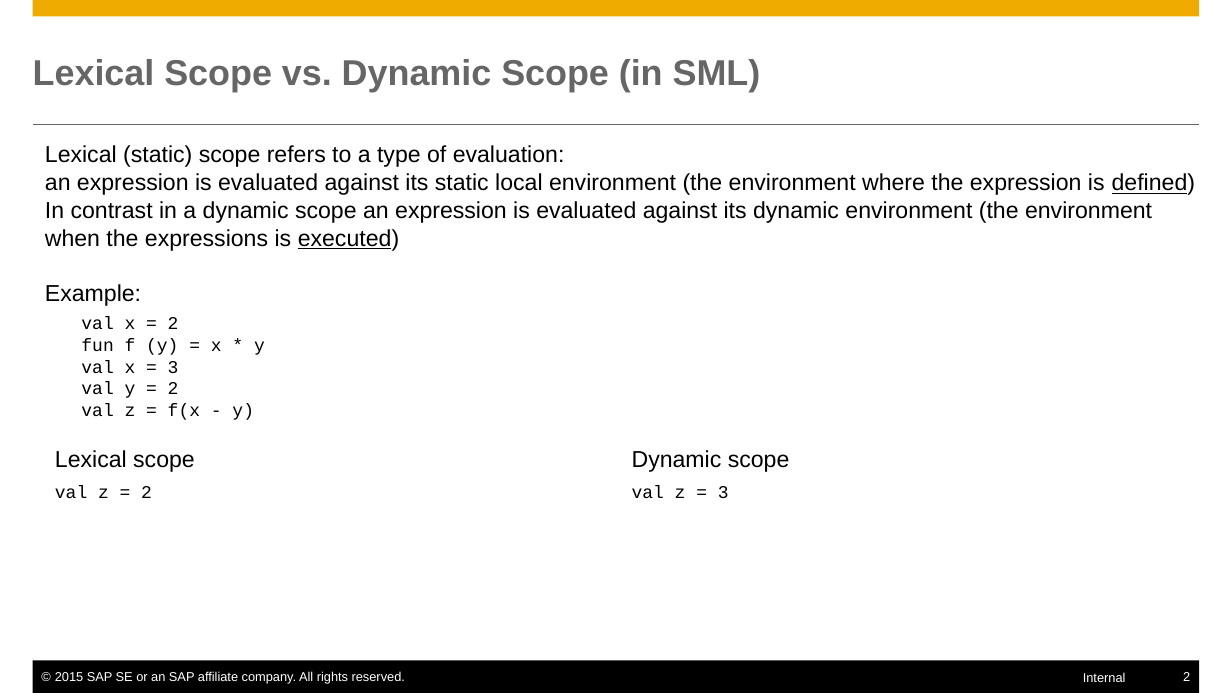
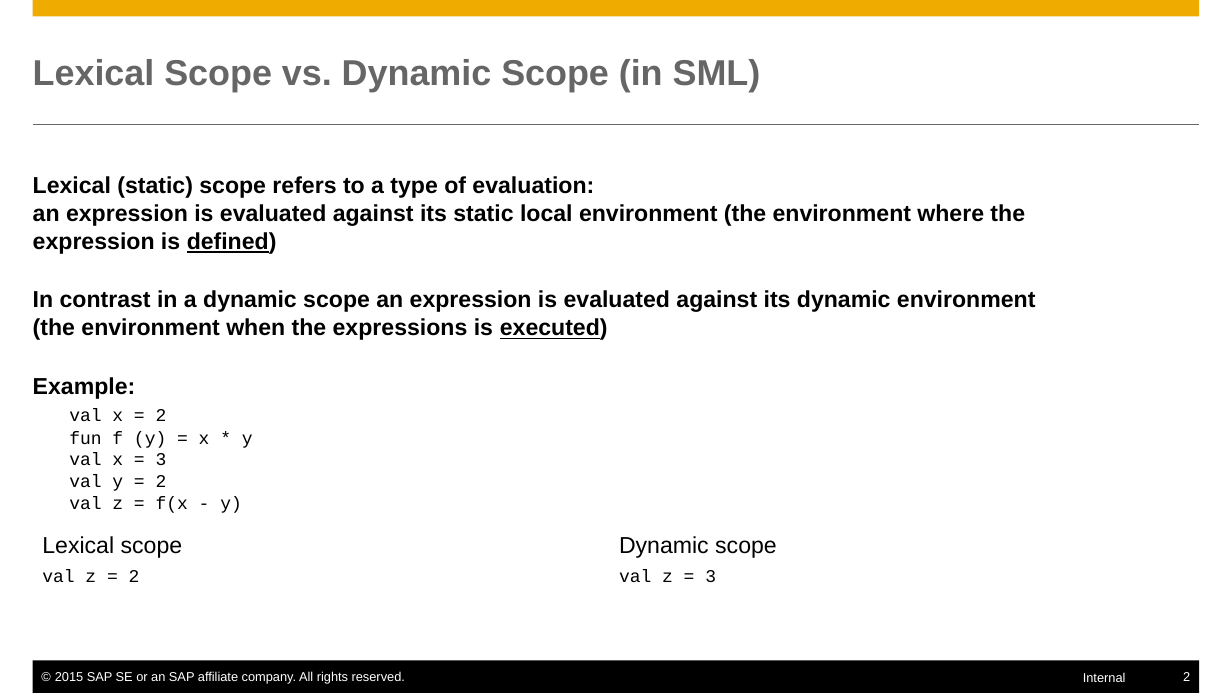
Before and after one commit to mxpang/jerryslide, a slide deck: slide 2 of training/ProgrammingLanguage/001_closure.pptx. Drawn at 1232x693 pixels with LibreOffice and Linux fonts; fonts in the diff are those of the drawing. Boxes give left, top, right and bottom in pixels: in the first picture for what was removed or moved away, otherwise in the second. Text is boxed around its words. In the diff, an @@ line names an element or a change of style, - is before the commit and + after.

```diff
--- a/training/ProgrammingLanguage/001_closure.pptx
+++ b/training/ProgrammingLanguage/001_closure.pptx
@@ text "Lexical (static) scope refers to ...": place and size @@
-text "Lexical (static) scope refers to ..." at [45, 145, 1195, 420]
+text "Lexical (static) scope refers to ..." at [33, 176, 1035, 513]
@@ text "Lexical (static) scope refers to ..." at [33, 176, 1035, 513]: bold on in "Lexical (static) scope refers to a type ...", "In contrast in a dynamic scope an ...", "Example:"; more space between paragraphs @@
@@ table: place and size @@
-table at [45, 441, 1198, 517]
+table at [33, 528, 1186, 604]
```
Also in this commit, not shown: 18 slides added, 6 other files.
